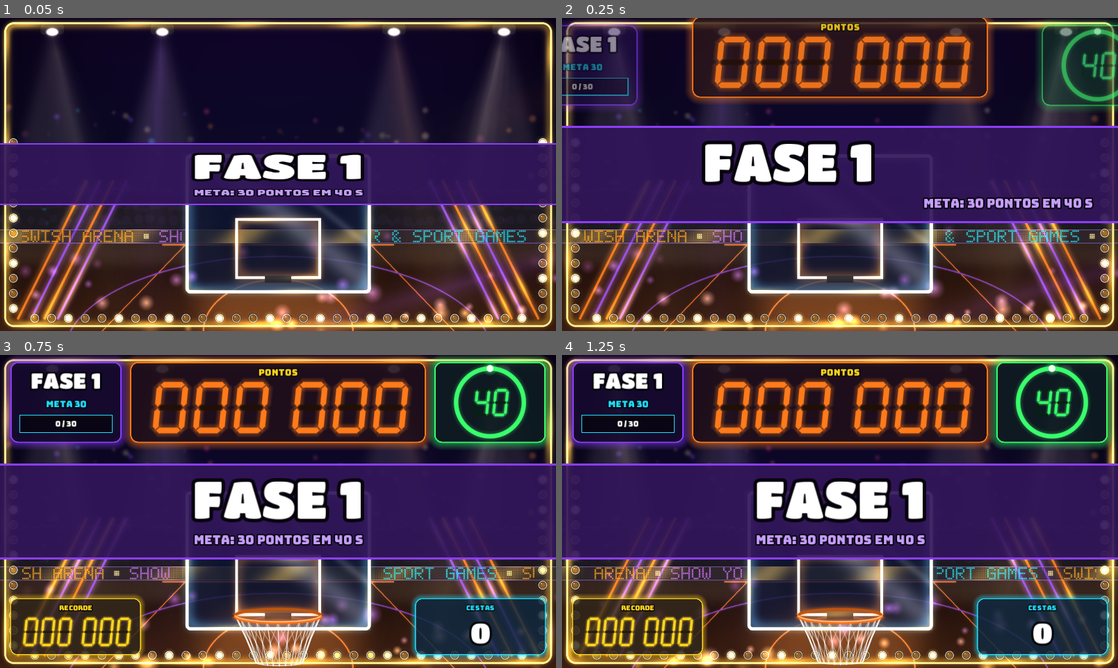
Above: before the commit, frames 1-4 (two rows, left to right).
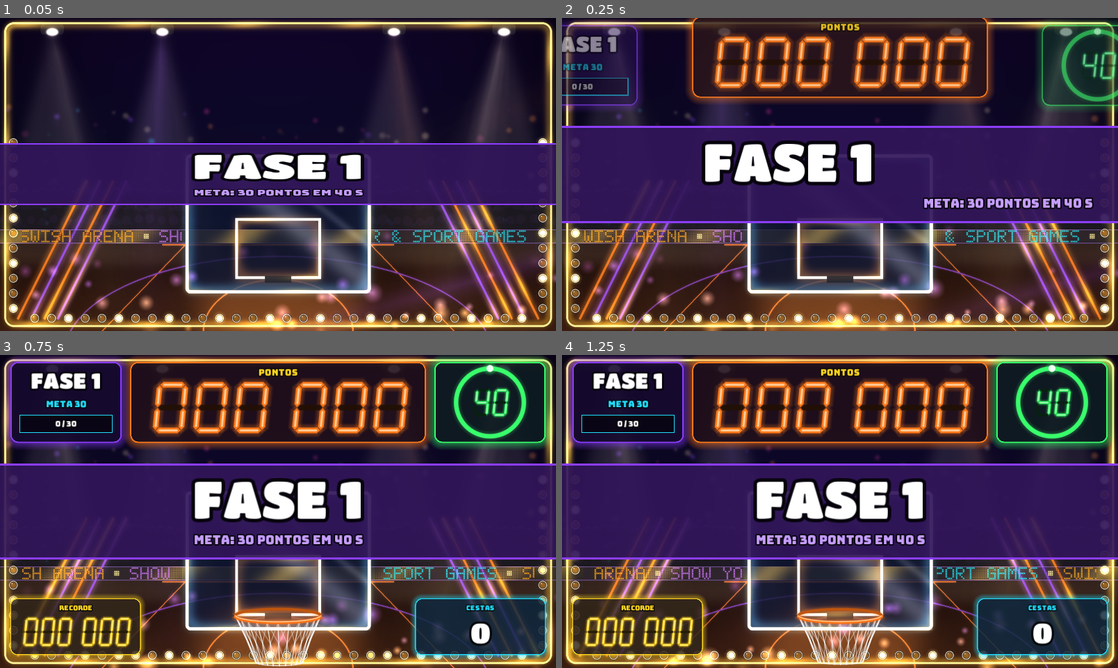
Above: after the commit, the same moments.

Repository: Bochino693/basquete-horizontal-android
Game: Godot game, scene res://cenas/partida.tscn
The game is run twice, just before and just after one commit, with the same random seed, the same clock (stepped at 60 frames per second) and the same inputs. This scene is started directly instead of the project's main scene.
Inputs (mouse positions are in pixels of both pictures, inside the frame that each line leads up to):
- Up to frame 1 (0.05 s): no input
- Up to frame 2 (0.25 s): no input
- Up to frame 3 (0.75 s): tap Enter at 0.5 s; move the mouse to (250, 574) at 0.52 s; hold Up from 0.53 s (still down); hold C (input_pointer) from 0.53 s (still down); click (250, 574) at 0.67 s
- Up to frame 4 (1.25 s): keep holding Up; keep holding C (input_pointer)

Frame 1 is identical in both runs. In frame 2, 1.2% of the frame differs, in the area x 27-100%, y 5-23%; in frame 3, 1.5%, in the area x 4-92%, y 8-94%; in frame 4, 1.5%.

Commit message:
Swish 1.0.4-tvbox: placar de LED com o miolo quente dos segmentos
Cada segmento aceso do placar (pontos, relógio, recorde) ganha o miolo
quase branco, como o LED de verdade, e a folga entre os segmentos ficou
menor (as junções não parecem mais quebradas).

Co-Authored-By: Claude Opus 5.5 <noreply@anthropic.com>
Claude-Session: https://claude.ai/code/session_01Qf94oWoMrCya9KHDvGwxPm

Diff:
--- a/scripts/jogo.gd
+++ b/scripts/jogo.gd
@@ -5,7 +5,7 @@
 
 ## A VERSÃO DO JOGO (a mesma do export_presets.cfg, version/name; a tela de
 ## configuração mostra). O tools/conferir_lista_build.py confere as duas.
-const VERSAO := "1.0.3-tvbox"
+const VERSAO := "1.0.4-tvbox"
 
 const CAMINHO_CONFIG := "user://swish_config.cfg"
 const CAMINHO_RANKING := "user://swish_ranking.json"
--- a/scripts/placar_led.gd
+++ b/scripts/placar_led.gd
@@ -2,7 +2,7 @@
 
 ## PLACAR DE LED de 7 segmentos, como o painel das máquinas de basquete.
 ## Os segmentos apagados aparecem escuros (dá a cara de painel de verdade),
-## os acesos têm brilho em volta. O número sobe contando até o valor novo e
+## os acesos têm o miolo quase branco (o LED quente) e brilho em volta. O número sobe contando até o valor novo e
 ## o painel dá um "flash" a cada mudança.
 ##
 ## LEVE PARA A TV BOX: só redesenha quando o número mostrado (ou a cor) muda.
@@ -103,10 +103,12 @@
 	var acesa := Color(cor.r, cor.g, cor.b)
 	var apagada := Color(cor.r * 0.13, cor.g * 0.13, cor.b * 0.13, 0.9)
 	var brilho_cor := Color(cor.r, cor.g, cor.b, 0.34)
+	var quente := Color(lerp(cor.r, 1.0, 0.62), lerp(cor.g, 1.0, 0.62), lerp(cor.b, 1.0, 0.55))
 	# Segmentos com a borda lisa e um brilho macio em volta dos acesos,
 	# tudo num lote só de triângulos: UMA chamada de desenho por placar.
 	_lote.preparar(self)
 	var acesos := []
+	var miolos := []
 	var x := 0.0
 	for i in range(digitos):
 		if espaco_grupo and i > 0 and (digitos - i) % 3 == 0:
@@ -117,21 +119,25 @@
 			var pts := _segmento(s, Vector2(x + (larg_dig - w) / 2, 0), w, alt, t)
 			if s in ligados:
 				acesos.append(pts)
+				miolos.append(_segmento(s, Vector2(x + (larg_dig - w) / 2, 0), w, alt, t, 0.36))
 				_lote.aura(pts, brilho_cor, t * 0.9)
 			else:
 				_lote.poligono(pts, apagada)
 		x += larg_dig
 	for pts in acesos:
 		_lote.poligono(pts, acesa)
+	for pts in miolos:
+		_lote.poligono(pts, quente)
 	_lote.desenhar(self)
 
 
 var _lote = preload("res://scripts/traco_suave.gd").new()
 
 
-func _segmento(s: String, o: Vector2, w: float, h: float, t: float) -> PoolVector2Array:
+## "fino" < 1: o miolo quente do segmento (mais fino e um pouco mais curto).
+func _segmento(s: String, o: Vector2, w: float, h: float, t: float, fino := 1.0) -> PoolVector2Array:
 	var m := h / 2.0
-	var g := t * 0.18   # folga entre segmentos
+	var g := t * 0.12   # folga entre segmentos
 	var a: Vector2
 	var b: Vector2
 	match s:
@@ -167,6 +173,10 @@
 	var p0 := a + d * g
 	var p1 := b - d * g
 	var meio := t / 2
+	if fino < 1.0:
+		p0 += d * meio * 0.9
+		p1 -= d * meio * 0.9
+		meio *= fino
 	for p in [p0, p0 + d * meio + n * meio, p1 - d * meio + n * meio, p1, p1 - d * meio - n * meio, p0 + d * meio - n * meio]:
 		# itálico: quanto mais alto, mais para a direita
 		pts.append(o + Vector2(p.x + (h - p.y) * inclinacao, p.y))
Not shown, changed: LEIA-ME-TVBOX.txt
Not shown, changed: export_presets.cfg
